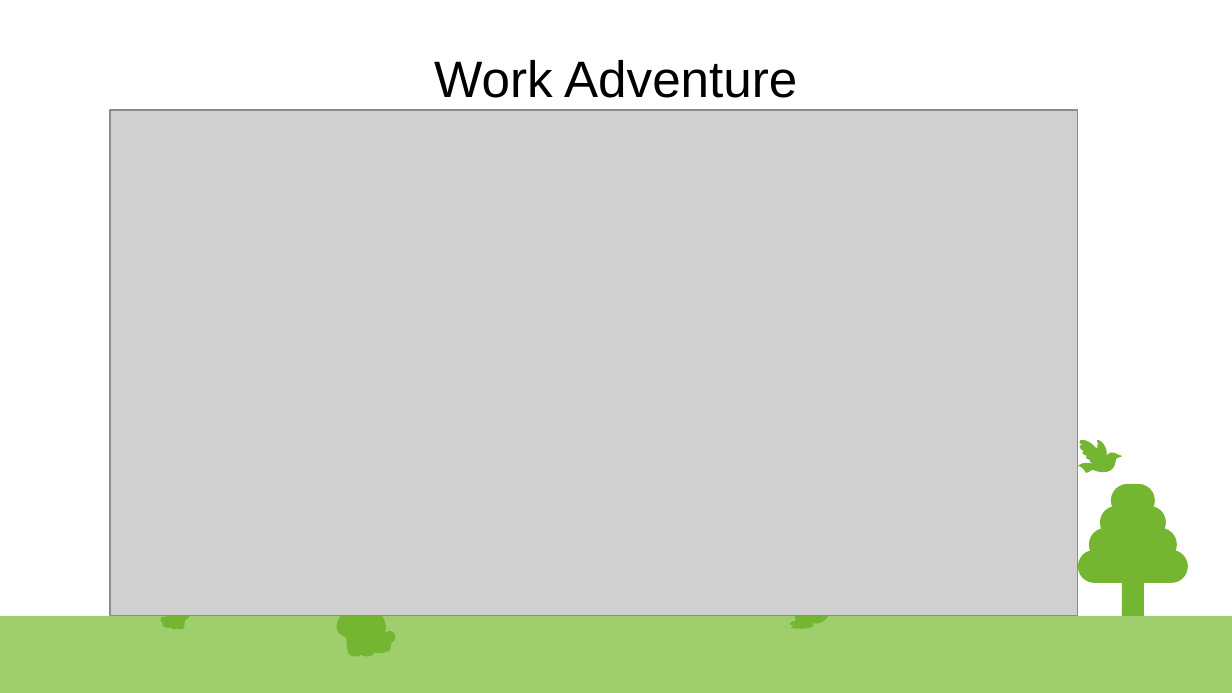
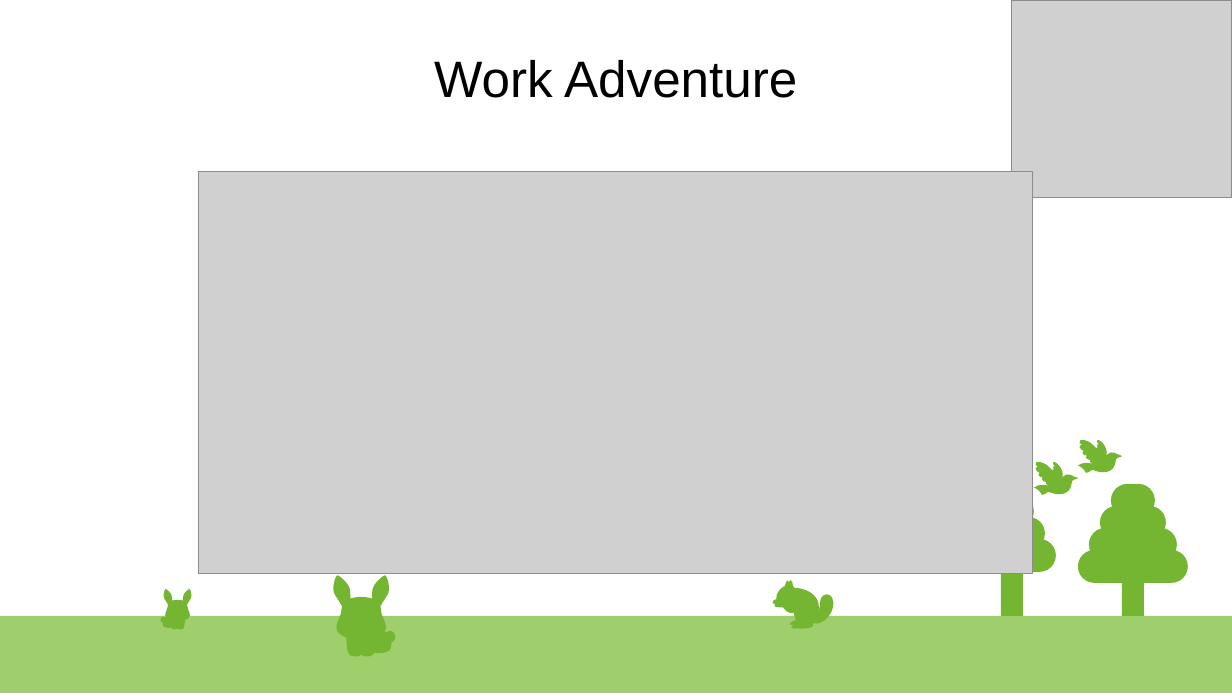
Before and after one commit to c3e/Workadventure, a slide deck: slide 1 of WorkAdventure.odp. Drawn at 1232x693 pixels with LibreOffice and Linux fonts; fonts in the diff are those of the drawing; grey boxes stand for pictures. Boxes give left, top, right and bottom in pixels: in the first picture for what was removed or moved away, otherwise in the second. Text is boxed around its words. In the diff, an @@ line names an element or a change of style, - is before the commit and + after.

```diff
--- a/WorkAdventure.odp
+++ b/WorkAdventure.odp
@@ picture added at bbox=[1013, 0, 1232, 198] @@
@@ picture: place and size @@
-picture at bbox=[110, 110, 1078, 616]
+picture at bbox=[199, 172, 1033, 575]
@@ rounded rectangle added at bbox=[991, 495, 1034, 529], fill #74B531 @@
@@ group added at bbox=[1034, 462, 1074, 495]: 7 freeform shapes @@
@@ rounded rectangle added at bbox=[968, 539, 1056, 572], fill #74B531 @@
@@ rounded rectangle added at bbox=[979, 518, 1045, 551], fill #74B531 @@
@@ group added at bbox=[333, 576, 389, 612]: 4 freeform shapes @@
@@ freeform shape added at bbox=[777, 580, 797, 604], fill #74B531 @@
@@ freeform shape added at bbox=[780, 593, 797, 607], fill #74B531 @@
@@ freeform shape added at bbox=[781, 590, 787, 596], fill #74B531 @@
@@ freeform shape added at bbox=[781, 591, 785, 595], fill #74B531 @@
@@ freeform shape added at bbox=[785, 580, 790, 586], fill #74B531 @@
@@ freeform shape added at bbox=[788, 584, 793, 593], fill #74B531 @@
@@ group added at bbox=[163, 589, 191, 614]: 11 freeform shapes @@
@@ freeform shape added at bbox=[775, 603, 797, 614], fill #74B531 @@
```
Also in this commit, not shown: 15 other slides changed, 1 slide added, 1 slide removed.
